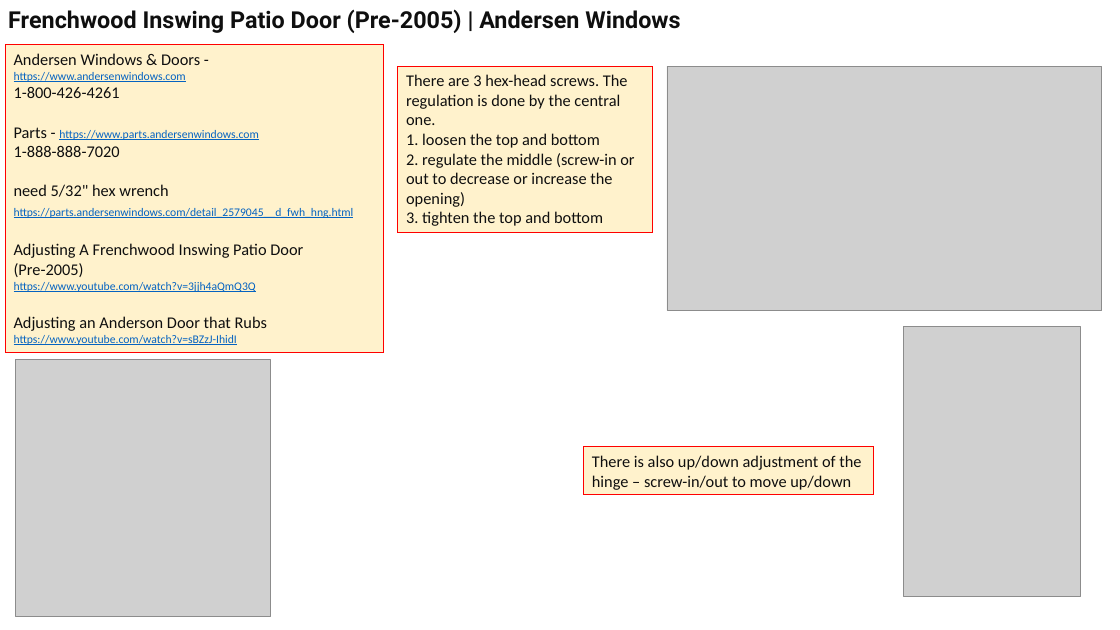
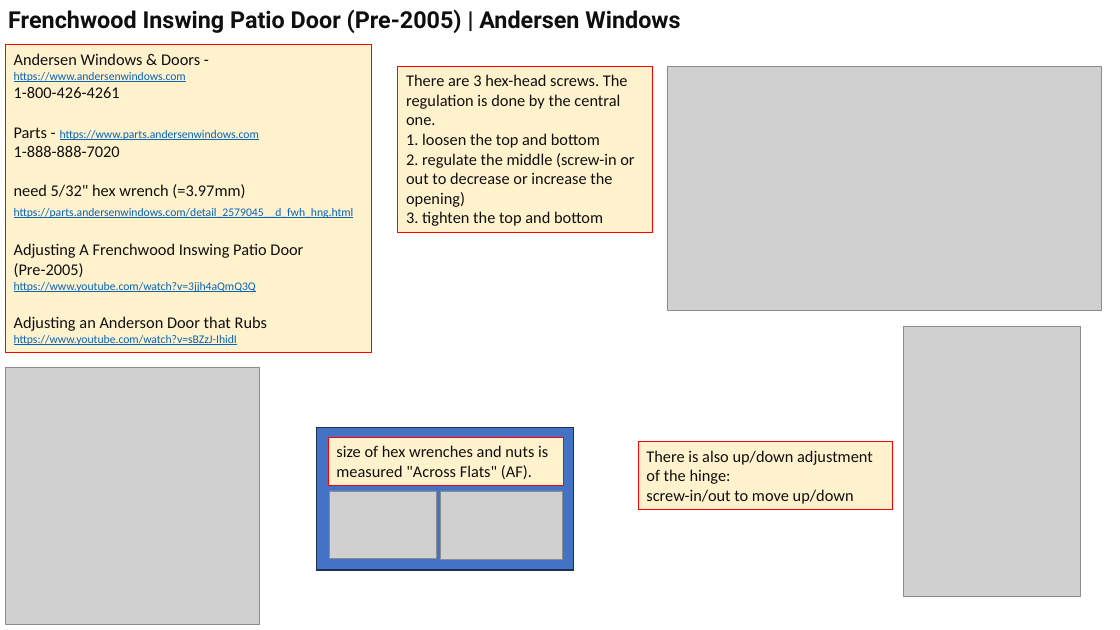
Before and after one commit to lselector/misc_farm, a slide deck: slide 3 of hinges.pptx. Drawn at 1120x630 pixels with LibreOffice and Linux fonts; fonts in the diff are those of the drawing; grey boxes stand for pictures. Boxes give left, top, right and bottom in pixels: in the first picture for what was removed or moved away, otherwise in the second. Text is boxed around its words. In the diff, an @@ line names an element or a change of style, - is before the commit and + after.

Commit message:
update

```diff
--- a/hinges.pptx
+++ b/hinges.pptx
@@ rectangle "Andersen Windows & Doors - ...": place and size @@
-rectangle "Andersen Windows & Doors - ..." at <box>5,45,383,353</box>
+rectangle "Andersen Windows & Doors - ..." at <box>5,45,371,353</box>
@@ text in rectangle at <box>14,184,245,198</box>: text changed @@
-need 5/32" hex wrench
+need 5/32" hex wrench (=3.97mm)
@@ picture: place and size @@
-picture at <box>16,360,271,617</box>
+picture at <box>5,367,260,624</box>
@@ rectangle added at <box>317,428,574,570</box>, fill #4472C4, outline #1E3256 1 pt @@
@@ rectangle added at <box>329,438,564,486</box>, fill #FFF2CC, outline #FF0000 0.75 pt, 14 pt, text #0F0F0F @@
+size of hex wrenches and nuts is measured "Across Flats" (AF).
@@ rectangle "There is also up/down adjustment ...": place and size @@
-rectangle "There is also up/down adjustment ..." at <box>584,447,874,495</box>
+rectangle "There is also up/down adjustment ..." at <box>639,442,893,510</box>
@@ text in rectangle at <box>646,450,873,504</box>: text changed @@
-There is also up/down adjustment of the hinge – screw-in/out to move up/down
+There is also up/down adjustment of the hinge:
+screw-in/out to move up/down
@@ picture added at <box>329,491,437,559</box> @@
@@ picture added at <box>441,491,563,560</box> @@
```
